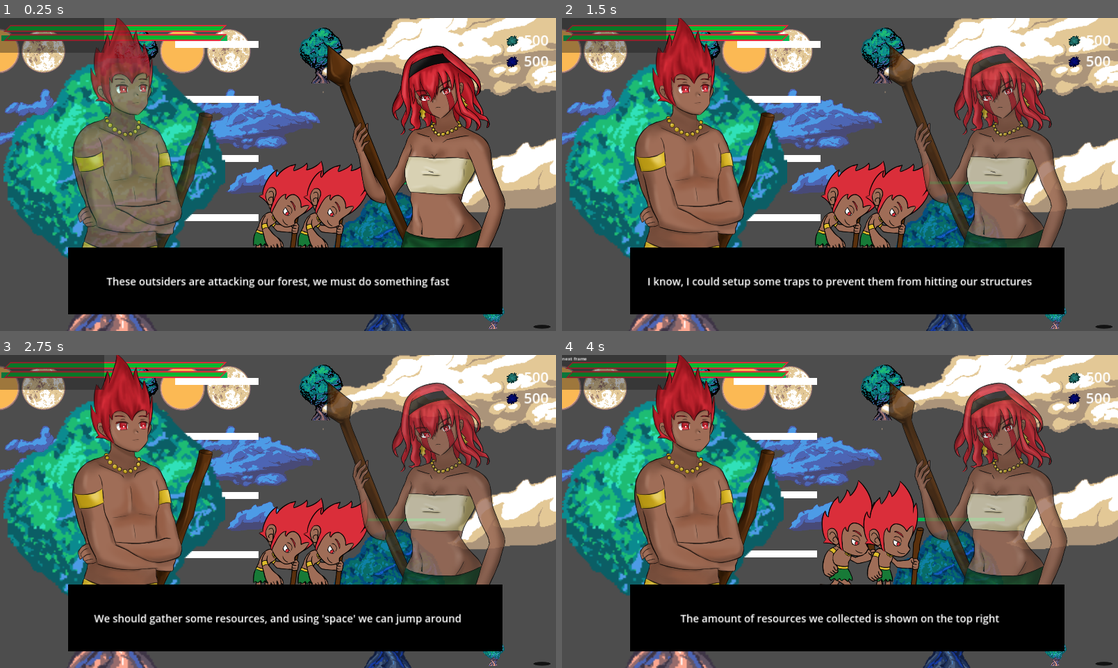
Above: before the commit, frames 1-4 (two rows, left to right).
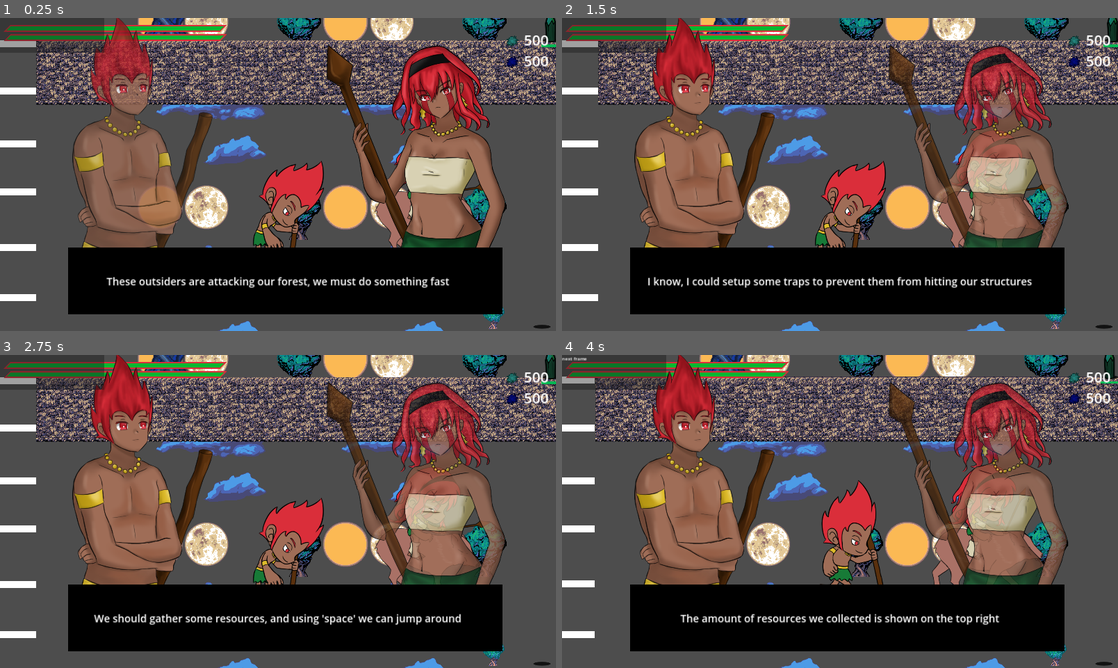
Above: after the commit, the same moments.

Repository: Ikkisoad/Amazon-Guardians
Game: Godot game, scene res://scenes/main.tscn
The game is run twice, just before and just after one commit, with the same random seed, the same clock (stepped at 60 frames per second) and the same inputs. The engine's default icon, where the game draws it, is replaced by a stand-in: a white triangle on a blue panel in a dark square.
Inputs:
- Up to frame 1 (0.25 s): no input
- Up to frame 2 (1.5 s): tap Enter at 0.5 s; hold D (right) from 0.53 s (still down); tap X (trap) at 0.6 s; tap Space (jump) at 0.77 s; tap Escape (reset) at 1.25 s; tap Q (changeSelectedResource) at 1.35 s
- Up to frame 3 (2.75 s): tap Space (jump) at 1.52 s; tap X (trap) at 1.55, 2.3 s; tap Escape (reset) at 2 s; release D (right) at 2.03 s; hold A (left) from 2.03 s (still down); tap E (changeSelectedTrap) at 2.1 s
- Up to frame 4 (4 s): tap Escape (reset) at 2.75, 3.5 s; release A (left) at 2.78 s; hold D (right) from 2.78 s (still down); tap N (frameAdvance) at 2.85 s; tap Space (jump) at 3.02, 3.77 s; tap X (trap) at 3.05, 3.8 s; tap V (setResource) at 3.6 s

The runs differ from the first frame. In frame 1, 40% of the frame differs, in the area x 0-100%, y 0-100%; in frame 2, 40%; in frame 3, 40%; in frame 4, 40%.

Commit message:
Curupira and Caipora

Diff:
--- a/project.godot
+++ b/project.godot
@@ -10,7 +10,7 @@
 
 [application]
 
-config/name="GodotWildJam70"
+config/name="Amazon Guardians"
 run/main_scene="res://scenes/main.tscn"
 config/features=PackedStringArray("4.2", "GL Compatibility")
 config/icon="res://Assets/traps/woodTrap/small_wood_spike_04.png"
--- a/scenes/enemy/Miner/cb_miner_enemy.tscn
+++ b/scenes/enemy/Miner/cb_miner_enemy.tscn
@@ -8,6 +8,9 @@
 [node name="cbMinerEnemy" instance=ExtResource("1_d78bw")]
 enemyType = 1
 
+[node name="AnimatedSprite2D" parent="." index="0"]
+modulate = Color(1, 1, 1, 1)
+
 [node name="csEnemyCollision" type="CollisionShape2D" parent="." index="5"]
 position = Vector2(7.5, 4)
 shape = SubResource("RectangleShape2D_i8a07")
--- a/scenes/enemy/woodworker/cb_woodworker.tscn
+++ b/scenes/enemy/woodworker/cb_woodworker.tscn
@@ -8,6 +8,7 @@
 [node name="cbBaseEnemy" instance=ExtResource("1_7ana5")]
 
 [node name="AnimatedSprite2D" parent="." index="0"]
+modulate = Color(1, 1, 1, 1)
 animation = &"lenhadorStopped"
 
 [node name="csEnemyCollision" type="CollisionShape2D" parent="." index="4"]
--- /dev/null
+++ b/scenes/player/Curupira/curupira.tscn
@@ -0,0 +1,54 @@
+[gd_scene load_steps=8 format=3 uid="uid://cxee1h5i6n5hc"]
+
+[ext_resource type="PackedScene" uid="uid://cpeigalq6ps85" path="res://scenes/player/cb_player.tscn" id="1_mvbpx"]
+[ext_resource type="Texture2D" uid="uid://c647i7dr0vao3" path="res://Assets/sprites/player/curupira.png" id="2_15wn8"]
+[ext_resource type="Texture2D" uid="uid://c3cqg1iabxji7" path="res://Assets/sprites/curupira/curupira_trap_1.png" id="3_uoh0c"]
+[ext_resource type="Texture2D" uid="uid://dohp1do3kyneb" path="res://Assets/sprites/curupira/curupira_trap_2.png" id="4_kchlw"]
+[ext_resource type="Texture2D" uid="uid://c8a78v8klku4v" path="res://Assets/sprites/player/curupira_1.png" id="5_1svxl"]
+[ext_resource type="Texture2D" uid="uid://b7kssncjyvb37" path="res://Assets/sprites/player/curupira_2.png" id="6_k287o"]
+
+[sub_resource type="SpriteFrames" id="SpriteFrames_htfjk"]
+animations = [{
+"frames": [{
+"duration": 1.0,
+"texture": ExtResource("2_15wn8")
+}],
+"loop": true,
+"name": &"default",
+"speed": 5.0
+}, {
+"frames": [{
+"duration": 1.0,
+"texture": ExtResource("3_uoh0c")
+}, {
+"duration": 1.0,
+"texture": ExtResource("4_kchlw")
+}],
+"loop": true,
+"name": &"settingTrap",
+"speed": 2.0
+}, {
+"frames": [{
+"duration": 1.0,
+"texture": ExtResource("5_1svxl")
+}, {
+"duration": 1.0,
+"texture": ExtResource("2_15wn8")
+}, {
+"duration": 1.0,
+"texture": ExtResource("6_k287o")
+}, {
+"duration": 1.0,
+"texture": ExtResource("2_15wn8")
+}],
+"loop": true,
+"name": &"walk",
+"speed": 5.0
+}]
+
+[node name="curupira" instance=ExtResource("1_mvbpx")]
+
+[node name="AnimatedSprite2D" type="AnimatedSprite2D" parent="." index="0"]
+position = Vector2(20, -202)
+sprite_frames = SubResource("SpriteFrames_htfjk")
+animation = &"settingTrap"
--- /dev/null
+++ b/scenes/player/caipora/caipora.tscn
@@ -0,0 +1,69 @@
+[gd_scene load_steps=10 format=3 uid="uid://ca63a1n16gadx"]
+
+[ext_resource type="PackedScene" uid="uid://cpeigalq6ps85" path="res://scenes/player/cb_player.tscn" id="1_xho2i"]
+[ext_resource type="Texture2D" uid="uid://bpi26hkhwv68d" path="res://Assets/sprites/caipora/caipora_ataque_1.png" id="2_3vvau"]
+[ext_resource type="Texture2D" uid="uid://bo48wgb00veil" path="res://Assets/sprites/caipora/caipora_parada.png" id="2_dvrh7"]
+[ext_resource type="Texture2D" uid="uid://de67nf7ril80f" path="res://Assets/sprites/caipora/caipora_ataque_2.png" id="3_tvaw6"]
+[ext_resource type="Texture2D" uid="uid://c3cqg1iabxji7" path="res://Assets/sprites/curupira/curupira_trap_1.png" id="3_vr1os"]
+[ext_resource type="Texture2D" uid="uid://dohp1do3kyneb" path="res://Assets/sprites/curupira/curupira_trap_2.png" id="4_varto"]
+[ext_resource type="Texture2D" uid="uid://di1opgs801j7f" path="res://Assets/sprites/caipora/caipora_walk_1.png" id="5_y3yko"]
+[ext_resource type="Texture2D" uid="uid://4m30nj24dnrp" path="res://Assets/sprites/caipora/caipora_walk_2.png" id="6_jxube"]
+
+[sub_resource type="SpriteFrames" id="SpriteFrames_s1wmr"]
+animations = [{
+"frames": [{
+"duration": 1.0,
+"texture": ExtResource("2_3vvau")
+}, {
+"duration": 1.0,
+"texture": ExtResource("3_tvaw6")
+}],
+"loop": true,
+"name": &"attack",
+"speed": 5.0
+}, {
+"frames": [{
+"duration": 1.0,
+"texture": ExtResource("2_dvrh7")
+}],
+"loop": true,
+"name": &"default",
+"speed": 5.0
+}, {
+"frames": [{
+"duration": 1.0,
+"texture": ExtResource("3_vr1os")
+}, {
+"duration": 1.0,
+"texture": ExtResource("4_varto")
+}],
+"loop": true,
+"name": &"settingTrap",
+"speed": 2.0
+}, {
+"frames": [{
+"duration": 1.0,
+"texture": ExtResource("5_y3yko")
+}, {
+"duration": 1.0,
+"texture": ExtResource("2_dvrh7")
+}, {
+"duration": 1.0,
+"texture": ExtResource("6_jxube")
+}, {
+"duration": 1.0,
+"texture": ExtResource("2_dvrh7")
+}],
+"loop": true,
+"name": &"walk",
+"speed": 5.0
+}]
+
+[node name="caipora" instance=ExtResource("1_xho2i")]
+
+[node name="AnimatedSprite2D" type="AnimatedSprite2D" parent="." index="0"]
+position = Vector2(20, -202)
+sprite_frames = SubResource("SpriteFrames_s1wmr")
+animation = &"attack"
+frame = 1
+frame_progress = 0.032036
--- a/scenes/player/cb_player.gd
+++ b/scenes/player/cb_player.gd
@@ -1,8 +1,9 @@
 extends CharacterBody2D
+class_name PlayerClass
 
 const WOOD_TRAP = preload("res://scenes/traps/wood_trap.tscn")
 const BEAR_TRAP = preload("res://scenes/traps/bear_trap.tscn")
-const SPEED = 650.0
+@export var SPEED = 650.0
 const JUMP_VELOCITY = -800.0
 
 # Get the gravity from the project settings to be synced with RigidBody nodes.
--- a/scenes/player/cb_player.tscn
+++ b/scenes/player/cb_player.tscn
@@ -1,50 +1,6 @@
-[gd_scene load_steps=13 format=3 uid="uid://cpeigalq6ps85"]
+[gd_scene load_steps=7 format=3 uid="uid://cpeigalq6ps85"]
 
 [ext_resource type="Script" path="res://scenes/player/cb_player.gd" id="1_lypal"]
-[ext_resource type="Texture2D" uid="uid://c647i7dr0vao3" path="res://Assets/sprites/player/curupira.png" id="2_r6cea"]
-[ext_resource type="Texture2D" uid="uid://c3cqg1iabxji7" path="res://Assets/sprites/curupira/curupira_trap_1.png" id="3_cfis6"]
-[ext_resource type="Texture2D" uid="uid://c8a78v8klku4v" path="res://Assets/sprites/player/curupira_1.png" id="3_uw5fj"]
-[ext_resource type="Texture2D" uid="uid://b7kssncjyvb37" path="res://Assets/sprites/player/curupira_2.png" id="4_0vgnf"]
-[ext_resource type="Texture2D" uid="uid://dohp1do3kyneb" path="res://Assets/sprites/curupira/curupira_trap_2.png" id="4_cwuta"]
-
-[sub_resource type="SpriteFrames" id="SpriteFrames_kdctq"]
-animations = [{
-"frames": [{
-"duration": 1.0,
-"texture": ExtResource("2_r6cea")
-}],
-"loop": true,
-"name": &"default",
-"speed": 5.0
-}, {
-"frames": [{
-"duration": 1.0,
-"texture": ExtResource("3_cfis6")
-}, {
-"duration": 1.0,
-"texture": ExtResource("4_cwuta")
-}],
-"loop": true,
-"name": &"settingTrap",
-"speed": 2.0
-}, {
-"frames": [{
-"duration": 1.0,
-"texture": ExtResource("3_uw5fj")
-}, {
-"duration": 1.0,
-"texture": ExtResource("2_r6cea")
-}, {
-"duration": 1.0,
-"texture": ExtResource("4_0vgnf")
-}, {
-"duration": 1.0,
-"texture": ExtResource("2_r6cea")
-}],
-"loop": true,
-"name": &"walk",
-"speed": 5.0
-}]
 
 [sub_resource type="RectangleShape2D" id="RectangleShape2D_vnlj1"]
 size = Vector2(72, 170)
@@ -121,12 +77,6 @@
 collision_mask = 4
 script = ExtResource("1_lypal")
 
-[node name="AnimatedSprite2D" type="AnimatedSprite2D" parent="."]
-position = Vector2(20, -202)
-sprite_frames = SubResource("SpriteFrames_kdctq")
-animation = &"settingTrap"
-frame_progress = 0.93126
-
 [node name="csPlayer" type="CollisionShape2D" parent="."]
 position = Vector2(-4, -91)
 shape = SubResource("RectangleShape2D_vnlj1")
--- a/scenes/player/player_manager.gd
+++ b/scenes/player/player_manager.gd
@@ -1,9 +1,9 @@
 extends Node2D
 
-@onready var cb_player = $cbPlayer
-@onready var cb_player_2 = $cbPlayer2
 @onready var cam_player = $camPlayer
 @onready var player_ui = $PlayerUI
+@onready var cb_player_2 = $caipora
+@onready var cb_player = $curupira
 
 @export var resourceManager:Node2D
 @export var leafAmount = 0
--- a/scenes/player/player_manager.tscn
+++ b/scenes/player/player_manager.tscn
@@ -1,19 +1,22 @@
-[gd_scene load_steps=4 format=3 uid="uid://85ho1813kvpx"]
+[gd_scene load_steps=5 format=3 uid="uid://85ho1813kvpx"]
 
 [ext_resource type="Script" path="res://scenes/player/player_manager.gd" id="1_gs8ye"]
-[ext_resource type="PackedScene" uid="uid://cpeigalq6ps85" path="res://scenes/player/cb_player.tscn" id="1_n8w7f"]
+[ext_resource type="PackedScene" uid="uid://ca63a1n16gadx" path="res://scenes/player/caipora/caipora.tscn" id="3_e4eoo"]
 [ext_resource type="PackedScene" uid="uid://vp83c8184gjs" path="res://scenes/player/UI/player_ui.tscn" id="3_mvbqc"]
+[ext_resource type="PackedScene" uid="uid://cxee1h5i6n5hc" path="res://scenes/player/Curupira/curupira.tscn" id="4_588f4"]
 
 [node name="PlayerManager" type="Node2D"]
 script = ExtResource("1_gs8ye")
-
-[node name="cbPlayer" parent="." instance=ExtResource("1_n8w7f")]
-
-[node name="cbPlayer2" parent="." instance=ExtResource("1_n8w7f")]
-position = Vector2(154, 3)
-locked = true
 
 [node name="camPlayer" type="Camera2D" parent="."]
 offset = Vector2(0, -300)
 
 [node name="PlayerUI" parent="." instance=ExtResource("3_mvbqc")]
+
+[node name="caipora" parent="." instance=ExtResource("3_e4eoo")]
+position = Vector2(1288, 976)
+SPEED = 850.0
+locked = true
+
+[node name="curupira" parent="." instance=ExtResource("4_588f4")]
+position = Vector2(768, 1008)
